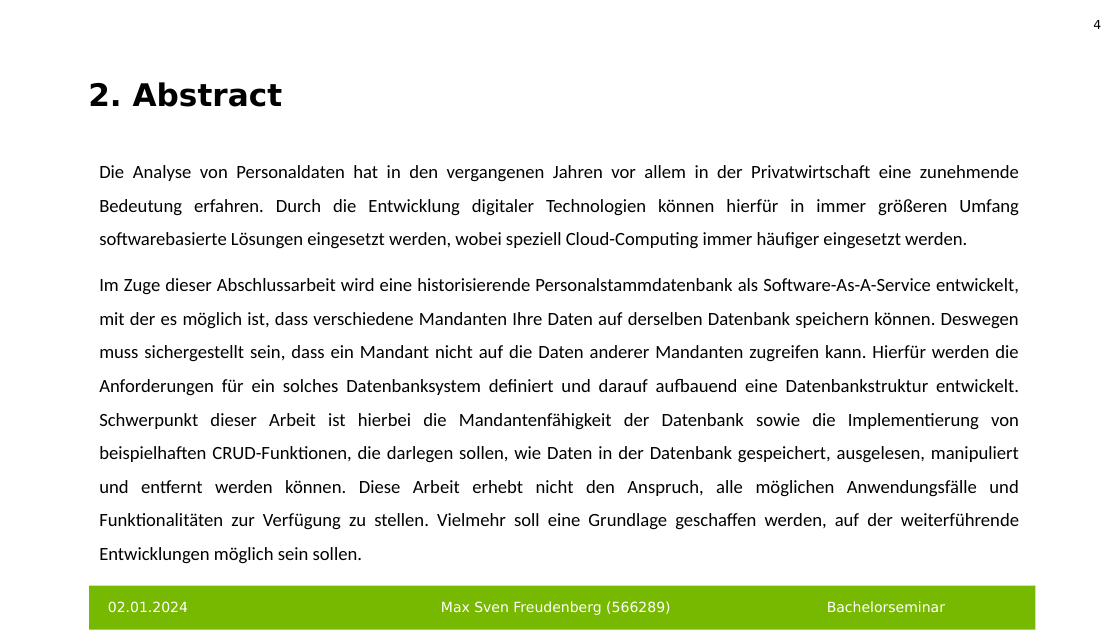
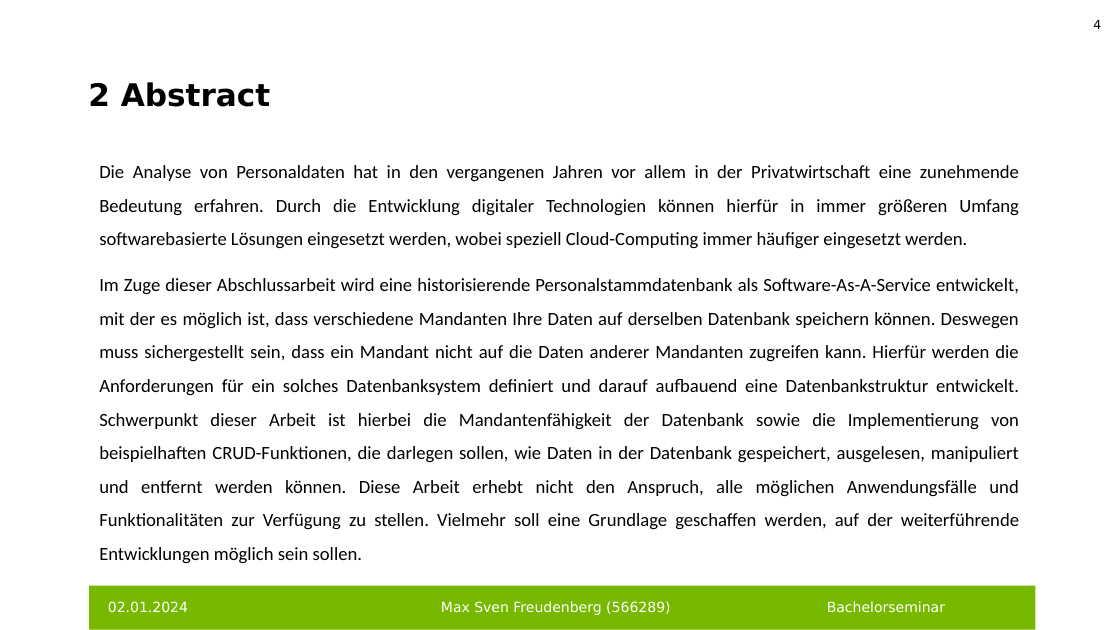
Before and after one commit to FreudenbergMax/Personalstammdatenbank, a slide deck: slide 4 of Präsentation Bacheloreminar Max Freudenberg.pptx. Drawn at 1120x630 pixels with LibreOffice and Linux fonts; fonts in the diff are those of the drawing; background and template pictures are left out. Boxes give left, top, right and bottom in pixels: in the first picture for what was removed or moved away, otherwise in the second. Text is boxed around its words. In the diff, an @@ line names an element or a change of style, - is before the commit and + after.

```diff
--- a/Präsentation Bacheloreminar Max Freudenberg.pptx
+++ b/Präsentation Bacheloreminar Max Freudenberg.pptx
@@ title at (88, 82, 271, 107): text changed @@
-2. Abstract
+2 Abstract
```
Also in this commit, not shown: 8 other slides changed, 1 slide added, 1 other file.
